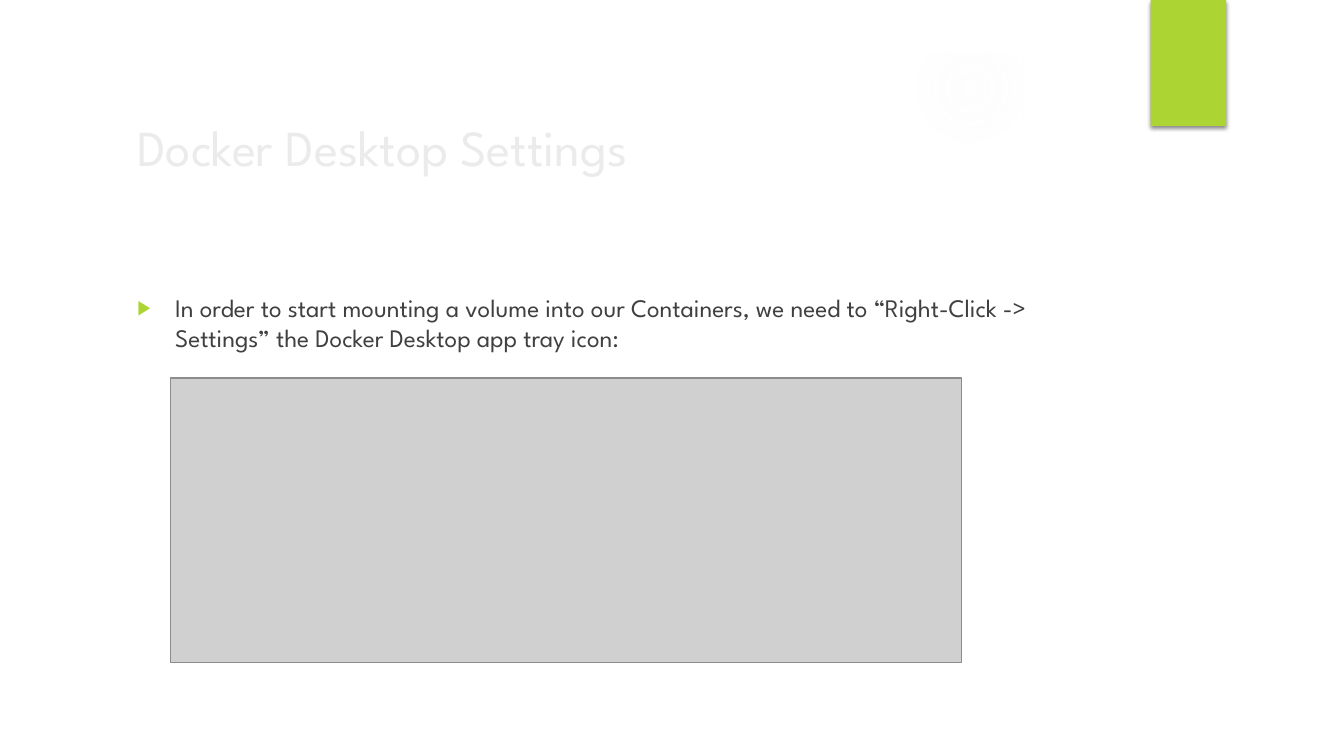
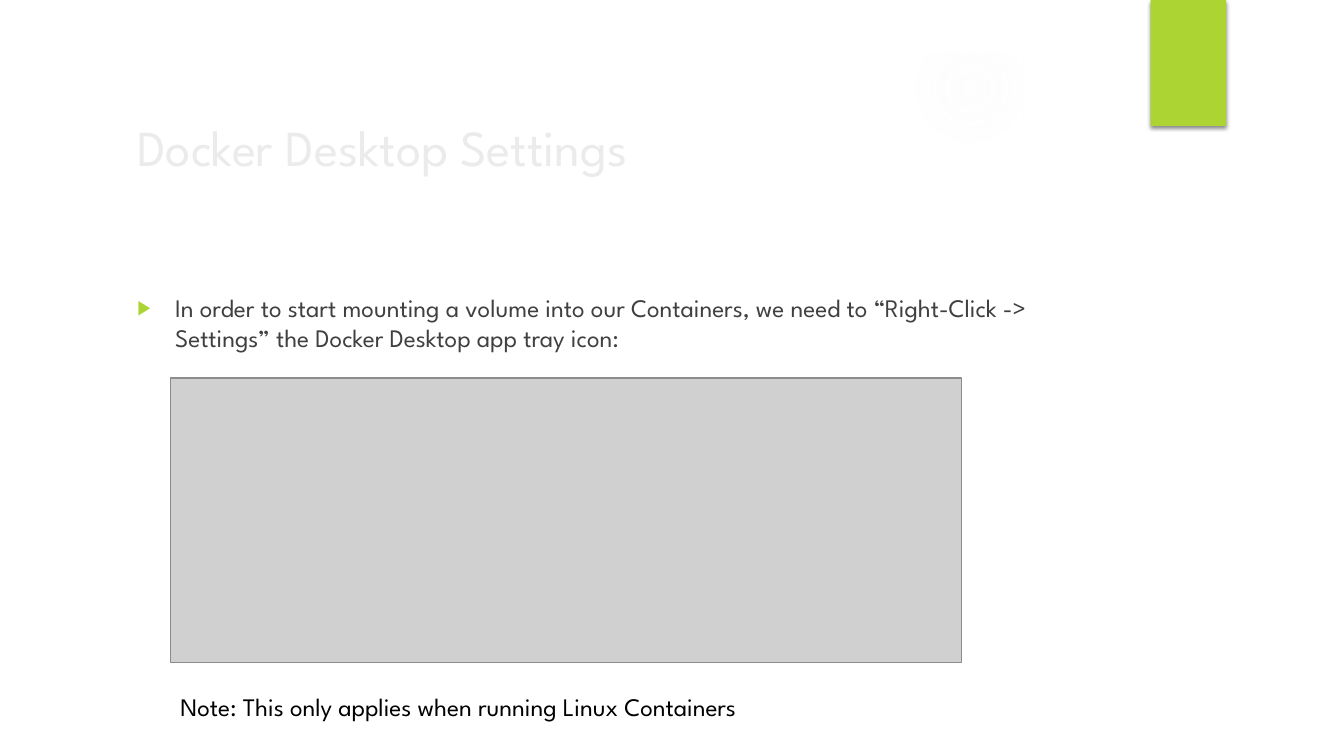
Before and after one commit to ilanham/Presentations, a slide deck: slide 10 of Developing for SQL Server with Docker.pptx. Drawn at 1344x756 pixels with LibreOffice and Linux fonts; fonts in the diff are those of the drawing; grey boxes stand for pictures; background and template pictures are left out. Boxes give left, top, right and bottom in pixels: in the first picture for what was removed or moved away, otherwise in the second. Text is boxed around its words. In the diff, an @@ line names an element or a change of style, - is before the commit and + after.

```diff
--- a/Developing for SQL Server with Docker.pptx
+++ b/Developing for SQL Server with Docker.pptx
@@ text added at bbox=[180, 698, 736, 722], 18 pt, text #000000 @@
+Note: This only applies when running Linux Containers
```
Also in this commit, not shown: 2 other slides changed.
